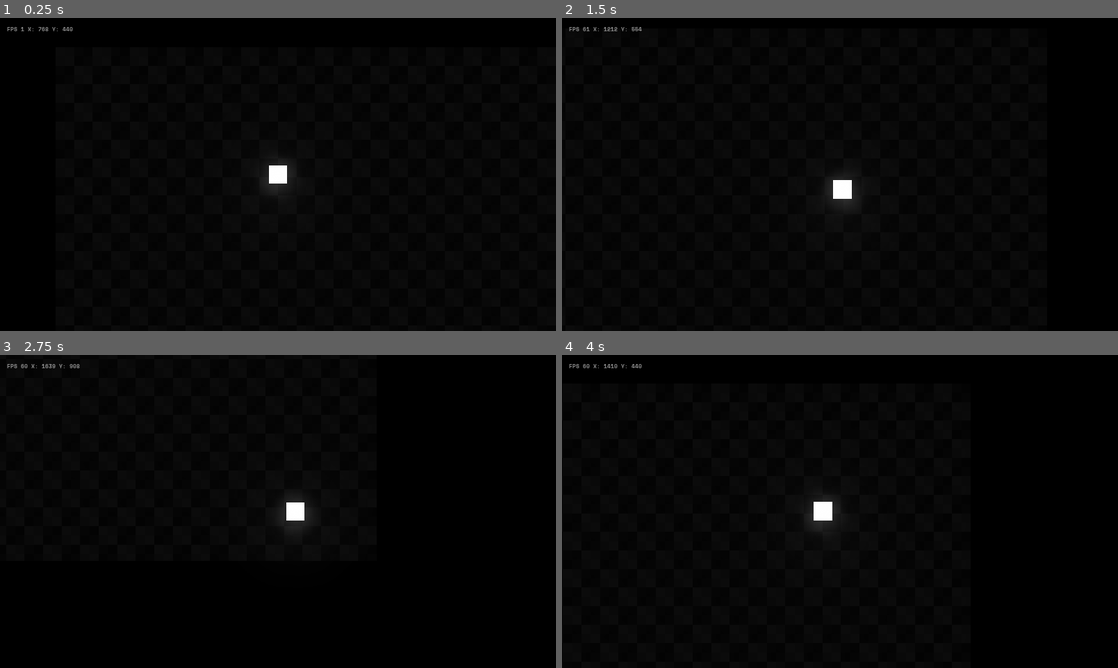
Above: before the commit, frames 1-4 (two rows, left to right).
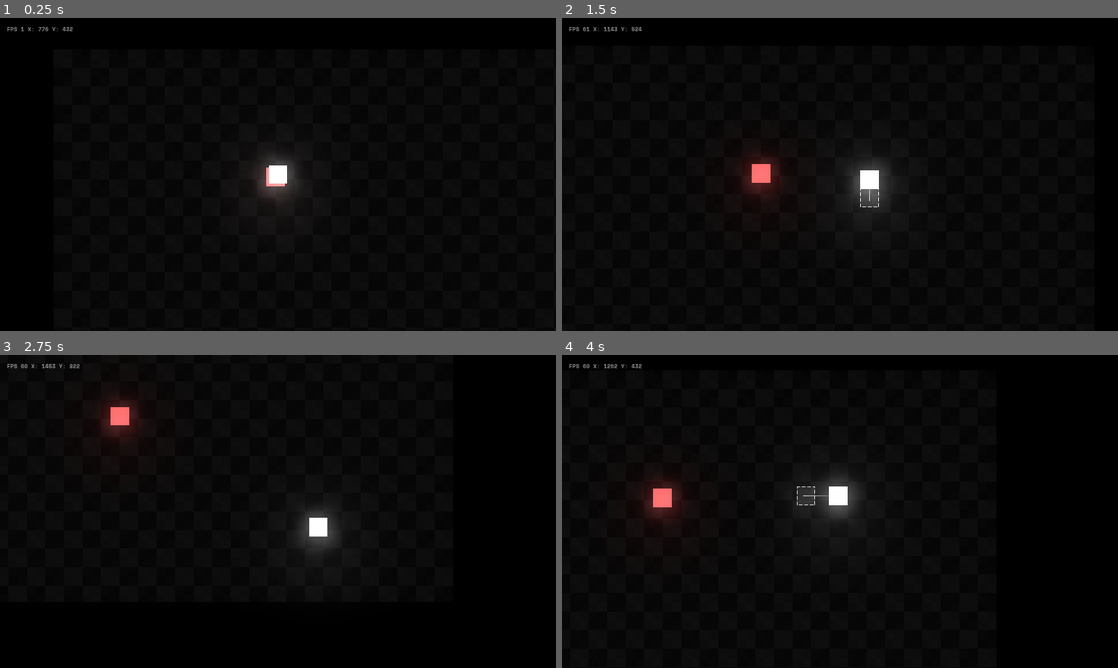
Above: after the commit, the same moments.

Repository: btzr-io/UNDER_DEVELOPMENT
Game: Godot game, scene res://scenes/Level.tscn
The game is run twice, just before and just after one commit, with the same random seed, the same clock (stepped at 60 frames per second) and the same inputs. This scene is started directly instead of the project's main scene.
Inputs:
- Up to frame 1 (0.25 s): no input
- Up to frame 2 (1.5 s): tap Enter (ui_accept) at 0.5, 0.6, 0.77, 1.07, 1.35 s; hold Right (ui_right) 0.53-1.28 s; hold Down (ui_down) from 1.28 s (still down)
- Up to frame 3 (2.75 s): tap Enter (ui_accept) at 1.52, 1.82, 2.1 s; release Down (ui_down) at 2.03 s; hold Right (ui_right) from 2.03 s (still down)
- Up to frame 4 (4 s): release Right (ui_right) at 2.78 s; hold Up (ui_up) 2.78-3.53 s; tap Enter (ui_accept) at 2.85, 3.02, 3.32, 3.6, 3.77 s; hold Left (ui_left) from 3.53 s (still down)

The runs differ from the first frame. In frame 1, 0.6% of the frame differs, in the area x 7-54%, y 2-60%; in frame 2, 2.1%, in the area x 8-60%, y 2-63%; in frame 3, 1.9%; in frame 4, 2.1%.

Commit message:
add background thread mode

Diff:
--- a/default_env.tres
+++ b/default_env.tres
@@ -6,8 +6,12 @@
 background_mode = 4
 background_sky = SubResource( 1 )
 glow_enabled = true
-glow_intensity = 0.75
-glow_bloom = 0.05
-glow_blend_mode = 1
-glow_hdr_luminance_cap = 4.0
+glow_intensity = 1.75
+glow_strength = 0.9
+glow_bloom = 0.2
+glow_blend_mode = 0
+glow_hdr_threshold = 0.1
+glow_hdr_luminance_cap = 0.15
+glow_hdr_scale = 4.0
+glow_bicubic_upscale = true
 glow_high_quality = true
--- /dev/null
+++ b/scenes/Actors/Player.tscn
@@ -0,0 +1,64 @@
+[gd_scene load_steps=10 format=2]
+
+[ext_resource path="res://assets/textures/square_outline.png" type="Texture" id=1]
+[ext_resource path="res://scripts/Player.gd" type="Script" id=2]
+[ext_resource path="res://assets/textures/square.jpg" type="Texture" id=3]
+[ext_resource path="res://scripts/Line_connection.gd" type="Script" id=4]
+
+[sub_resource type="CanvasItemMaterial" id=4]
+blend_mode = 3
+
+[sub_resource type="Gradient" id=5]
+colors = PoolColorArray( 1, 1, 1, 0, 1, 1, 1, 0.784314 )
+
+[sub_resource type="CanvasItemMaterial" id=1]
+
+[sub_resource type="SpriteFrames" id=3]
+animations = [ {
+"frames": [ ExtResource( 3 ), ExtResource( 1 ) ],
+"loop": true,
+"name": "idle",
+"speed": 0.0
+} ]
+
+[sub_resource type="RectangleShape2D" id=2]
+extents = Vector2( 32, 32 )
+
+[node name="Player" type="KinematicBody2D"]
+collision_layer = 2
+collision_mask = 2
+script = ExtResource( 2 )
+
+[node name="Line_connection" type="Line2D" parent="."]
+material = SubResource( 4 )
+use_parent_material = true
+z_index = 99
+z_as_relative = false
+width = 3.0
+default_color = Color( 1, 1, 1, 1 )
+gradient = SubResource( 5 )
+joint_mode = 2
+begin_cap_mode = 2
+end_cap_mode = 2
+sharp_limit = 0.0
+script = ExtResource( 4 )
+
+[node name="Camera2D" type="Camera2D" parent="."]
+current = true
+process_mode = 0
+drag_margin_h_enabled = true
+drag_margin_v_enabled = true
+smoothing_enabled = true
+drag_margin_left = 0.1
+drag_margin_top = 0.1
+drag_margin_right = 0.1
+drag_margin_bottom = 0.1
+
+[node name="Sprite" type="AnimatedSprite" parent="."]
+modulate = Color( 1, 1, 1, 0.862745 )
+material = SubResource( 1 )
+frames = SubResource( 3 )
+animation = "idle"
+
+[node name="CollisionShape2D" type="CollisionShape2D" parent="."]
+shape = SubResource( 2 )
--- /dev/null
+++ b/scenes/Actors/PlayerClone.tscn
@@ -0,0 +1,19 @@
+[gd_scene load_steps=4 format=2]
+
+[ext_resource path="res://assets/textures/square.jpg" type="Texture" id=1]
+
+[sub_resource type="CanvasItemMaterial" id=1]
+blend_mode = 1
+
+[sub_resource type="RectangleShape2D" id=2]
+extents = Vector2( 32, 32 )
+
+[node name="PlayerClone" type="KinematicBody2D"]
+
+[node name="Sprite" type="Sprite" parent="."]
+modulate = Color( 1, 1, 1, 0.862745 )
+material = SubResource( 1 )
+texture = ExtResource( 1 )
+
+[node name="CollisionShape2D" type="CollisionShape2D" parent="."]
+shape = SubResource( 2 )
--- a/scenes/Level.tscn
+++ b/scenes/Level.tscn
@@ -1,11 +1,11 @@
-[gd_scene load_steps=10 format=2]
+[gd_scene load_steps=9 format=2]
 
 [ext_resource path="res://assets/textures/bg_pattern.jpg" type="Texture" id=1]
-[ext_resource path="res://assets/textures/square.jpg" type="Texture" id=2]
+[ext_resource path="res://scenes/Actors/Player.tscn" type="PackedScene" id=2]
 [ext_resource path="res://default_env.tres" type="Environment" id=3]
-[ext_resource path="res://scripts/Player.gd" type="Script" id=4]
 [ext_resource path="res://scripts/Debug_stats.gd" type="Script" id=5]
 [ext_resource path="res://assets/fonts/space_mono/SpaceMono-Bold.ttf" type="DynamicFontData" id=6]
+[ext_resource path="res://assets/textures/square.jpg" type="Texture" id=7]
 
 [sub_resource type="DynamicFont" id=3]
 size = 20
@@ -15,13 +15,10 @@
 
 [sub_resource type="CanvasItemMaterial" id=1]
 
-[sub_resource type="RectangleShape2D" id=2]
-extents = Vector2( 32, 32 )
-
 [node name="Level" type="Node2D"]
 
 [node name="Background" type="TextureRect" parent="."]
-modulate = Color( 0.172549, 0.172549, 0.172549, 0.882353 )
+modulate = Color( 0.172549, 0.172549, 0.172549, 0.960784 )
 margin_right = 1920.0
 margin_bottom = 1080.0
 texture = ExtResource( 1 )
@@ -48,20 +45,15 @@
 margin_bottom = 1080.0
 color = Color( 0, 0, 0, 1 )
 
-[node name="Player" type="KinematicBody2D" parent="."]
+[node name="Sprite2" type="Sprite" parent="."]
+modulate = Color( 1, 1, 1, 0.862745 )
+self_modulate = Color( 1, 0.407843, 0.407843, 1 )
+material = SubResource( 1 )
 position = Vector2( 768, 440 )
-script = ExtResource( 4 )
+texture = ExtResource( 7 )
 
-[node name="Camera2D" type="Camera2D" parent="Player"]
-current = true
-smoothing_enabled = true
-
-[node name="Sprite" type="Sprite" parent="Player"]
-material = SubResource( 1 )
-texture = ExtResource( 2 )
-
-[node name="CollisionShape2D" type="CollisionShape2D" parent="Player"]
-shape = SubResource( 2 )
+[node name="Player" parent="." instance=ExtResource( 2 )]
+position = Vector2( 776, 432 )
 
 [node name="WorldEnvironment" type="WorldEnvironment" parent="."]
 environment = ExtResource( 3 )
--- a/scripts/Debug_stats.gd
+++ b/scripts/Debug_stats.gd
@@ -8,7 +8,6 @@
 onready var camera = get_tree().root.get_node("Level/Player/Camera2D")
 
 func _physics_process(delta):
-	print(camera)
 	var pos = camera.global_transform.origin
 	var pos_x = str(int(pos.x))
 	var pos_y = str(int(pos.y))
--- /dev/null
+++ b/scripts/Line_connection.gd
@@ -0,0 +1,46 @@
+extends Line2D
+
+
+# Declare member variables here. Examples:
+# var a = 2
+# var b = "text"
+
+var target = null
+var emitting = false
+var start_position = false
+
+
+onready var level = get_tree().current_scene
+
+func connect_target(new_target):
+	# Reparent
+	get_parent().remove_child(self)
+	level.call_deferred("add_child", self)
+	emitting = true
+	target = new_target
+	start_position = target.global_transform.origin
+	points = []
+func disconnect_target():
+	emitting = false
+	target = null
+	start_position = null
+
+
+func get_target_distance():
+	var distance = target.global_transform.origin.distance_to(start_position) * 0.05
+	distance = int(floor(distance))
+	distance = clamp(28 - distance, 12, 28)
+	return distance
+
+func _physics_process(_delta):
+	if emitting:
+		var trail_distance = get_target_distance()
+		if get_point_count() < trail_distance:
+			add_point(target.global_transform.origin)
+		elif get_point_count() > trail_distance:
+			remove_point(0)
+
+		set_point_position(0, start_position)
+		set_point_position(get_point_count() - 1, target.global_transform.origin)
+	elif get_point_count() > 0:
+		remove_point(0)
--- a/scripts/Player.gd
+++ b/scripts/Player.gd
@@ -4,13 +4,40 @@
 # Declare member variables here. Examples:
 # var a = 2
 # var b = "text"
+var clone_instance = load("res://scenes/actors/PlayerClone.tscn")
+
+var speed = 200
+var max_speed = speed * 2.25
+var velocity = Vector2.ZERO
+var direction = Vector2.ZERO
+var last_direction = Vector2.ZERO
+var current_speed = 0
+var target_position = null
+var last_clone_instance = null
+var last_clone_position = null
+
+const INTERACTIVE_STATES = {
+	ACTIVE =  0,
+	INACTIVE = 1,
+}
+
+var interactive_state = INTERACTIVE_STATES.ACTIVE
+onready var line_connection = get_node("Line_connection")
+
+onready var level = get_tree().current_scene
 
 
-var speed = 250
-var max_speed = speed * 2.5
-var velocity = Vector2.ZERO
-var direction = Vector2.ZERO
-var current_speed = 0
+func _ready():
+	pass
+
+func instance_clone():
+	if is_instance_valid(last_clone_instance):
+		last_clone_instance.queue_free()
+	else:
+		last_clone_instance = clone_instance.instance()
+		level.add_child(last_clone_instance)
+		last_clone_instance.global_transform.origin = global_transform.origin
+		last_clone_position = global_transform.origin
 
 func get_input():
 	# Detect up/down/left/right keystate and only move when pressed
@@ -24,15 +51,48 @@
 	if Input.is_action_pressed('ui_up'):
 		direction.y -= 1
 
+	if Input.is_action_just_pressed("ui_accept"):
+		if not target_position and is_instance_valid(last_clone_instance):
+			interactive_state = INTERACTIVE_STATES.ACTIVE
+			instance_clone()
+			line_connection.disconnect_target()
+			$Sprite.frame = interactive_state
+			return
+
+		if not target_position and !is_instance_valid(last_clone_instance):
+			interactive_state = INTERACTIVE_STATES.INACTIVE
+			line_connection.connect_target(self)
+			$Sprite.frame = interactive_state
+			var size = $Sprite.frames.get_frame("idle", interactive_state).get_size()
+			current_speed = max_speed
+			target_position = global_transform.origin + last_direction * size.x
+			instance_clone()
+
+	if target_position:
+			direction = Vector2.ZERO
+			current_speed =  lerp(current_speed, max_speed * 2, 0.8)
+			var target_direction = global_transform.origin.direction_to(target_position).normalized()
+			var target_distance = floor(global_transform.origin.distance_to(target_position))  / 10
+			if target_distance < 1.0:
+				target_position = null
+				return
+
+			velocity = target_direction * current_speed
+
 
 	if direction == Vector2.ZERO:
-		current_speed = lerp(current_speed, 0.0, 0.2)
+		current_speed = lerp(current_speed, 0.0, 0.35)
 		velocity = velocity.normalized() * current_speed
+		velocity = velocity.normalized() * current_speed
+
+
 	else:
+		last_direction = direction
 		current_speed =  lerp(current_speed, max_speed, 0.3)
 		velocity = direction.normalized() * current_speed
 
 
-func _physics_process(delta):
+
+func _physics_process(_delta):
 	get_input()
-	move_and_collide(velocity * delta)
+	velocity = move_and_slide(velocity)
Binary file added: assets/textures/square_outline.png
Not shown, added: assets/textures/square_outline.png.import
